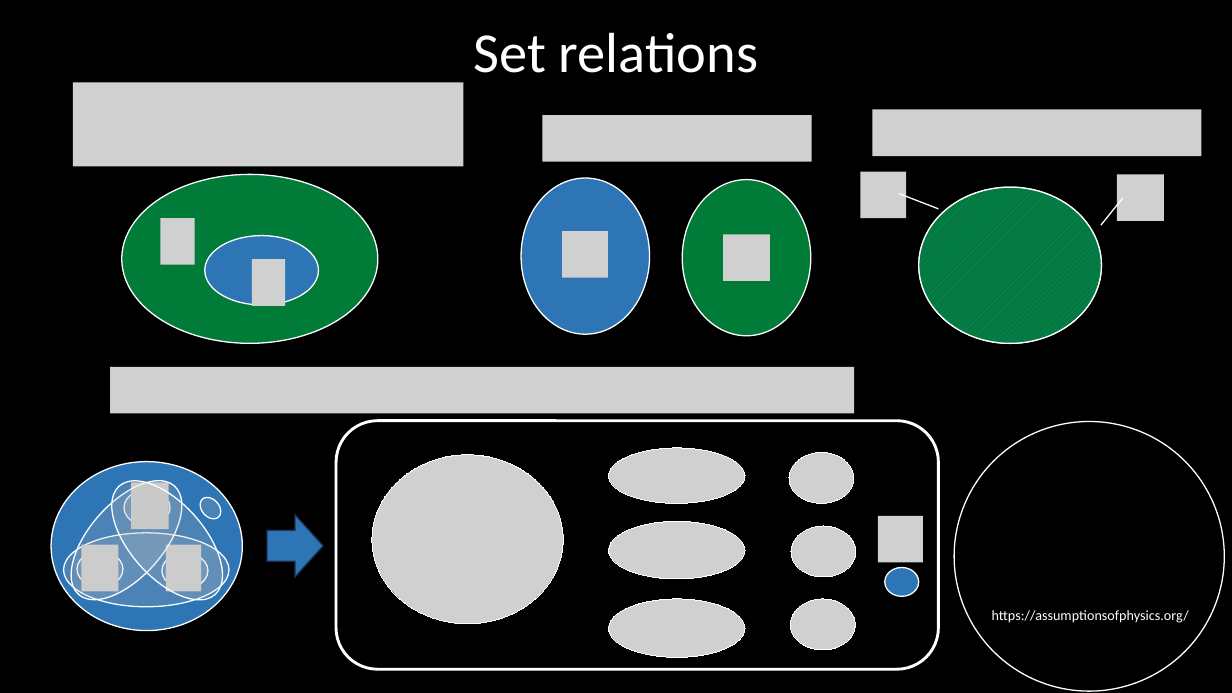
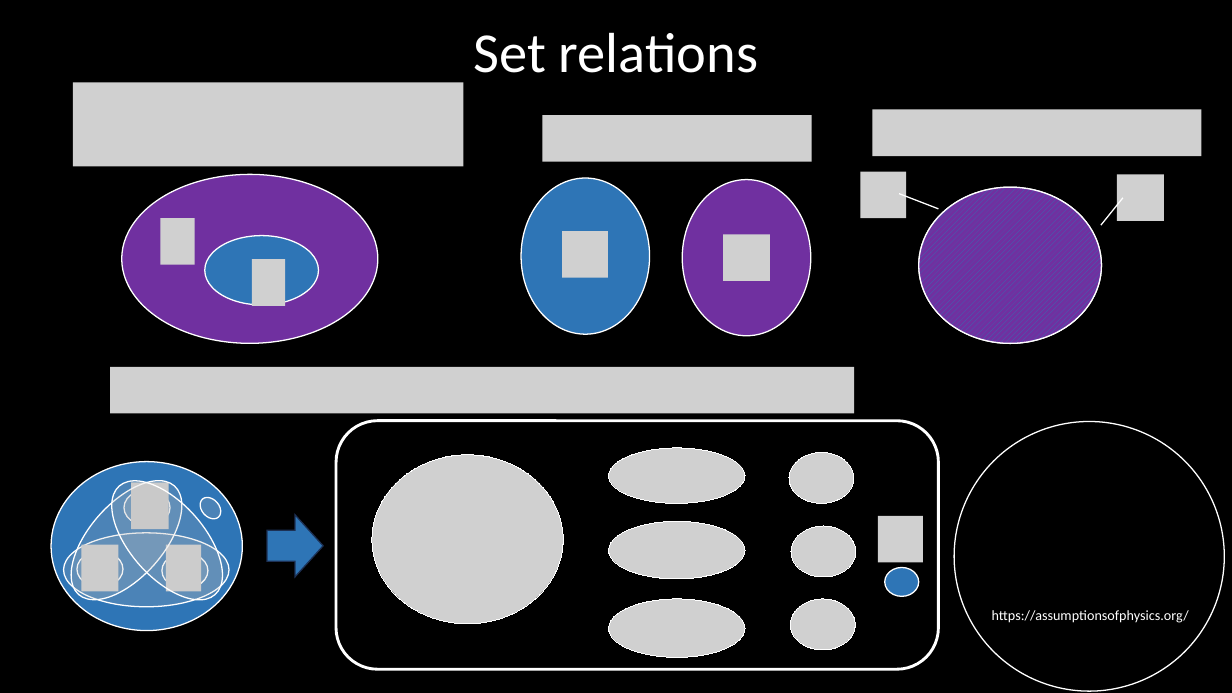
Before and after one commit to assumptionsofphysics/slides, a slide deck: slide 5 of Set Theory 112623.pptx. Drawn at 1232x693 pixels with LibreOffice and Linux fonts; fonts in the diff are those of the drawing; grey boxes stand for pictures; background and template pictures are left out. Boxes give left, top, right and bottom in pixels: in the first picture for what was removed or moved away, otherwise in the second. Text is boxed around its words. In the diff, an @@ line names an element or a change of style, - is before the commit and + after.

```diff
--- a/Set Theory 112623.pptx
+++ b/Set Theory 112623.pptx
@@ ellipse at box(122, 175, 378, 344): fill #00B050 at 70% opacity to #7030A0 @@
@@ ellipse at box(682, 179, 811, 335): fill #007B38 to #7030A0 @@
@@ ellipse at box(919, 188, 1102, 344): fill pattern #2E75B6 on #007B38 to pattern #2E75B6 on #7030A0 @@
```
Also in this commit, not shown: 3 other slides changed.
